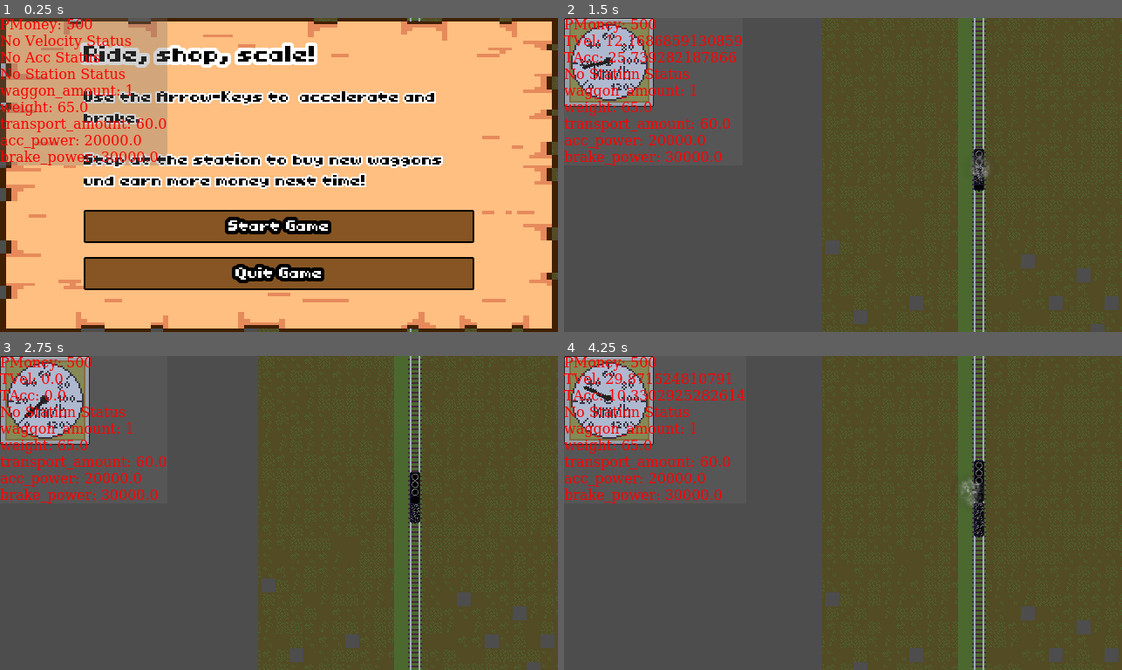
Above: before the commit, frames 1-4 (two rows, left to right).
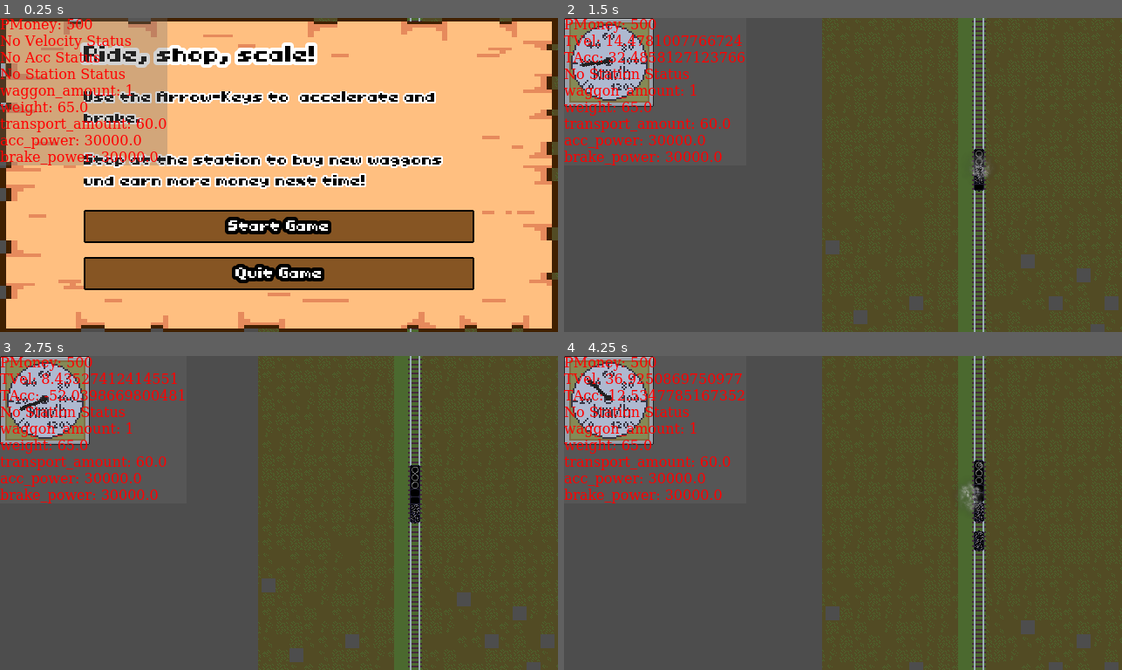
Above: after the commit, the same moments.

Repository: sthoni/gamejamaugust2024
Game: Godot game, scene res://game.tscn
The game is run twice, just before and just after one commit, with the same random seed, the same clock (stepped at 60 frames per second) and the same inputs.
Inputs:
- Up to frame 1 (0.25 s): no input
- Up to frame 2 (1.5 s): click "Start Game" at 0.5 s; tap Enter (shop) at 1.25 s; hold Up (accelerate) from 1.28 s (still down)
- Up to frame 3 (2.75 s): tap Enter (shop) at 1.52, 2.27 s; release Up (accelerate) at 2.03 s; hold Down (brake) from 2.03 s (still down)
- Up to frame 4 (4.25 s): release Down (brake) at 2.78 s; hold Up (accelerate) from 2.78 s (still down); tap Enter (shop) at 3.77 s

The runs differ from the first frame. In frame 1, less than 0.1% of the frame differs, in the area x 15-17%, y 37-41%; in frame 2, 0.7%; in frame 3, 0.9%; in frame 4, 8.5%, in the area x 3-100%, y 0-100%.

Commit message:
Item Level funktionieren wieder.

Diff:
--- a/train/train_stats.gd
+++ b/train/train_stats.gd
@@ -36,7 +36,7 @@
         var p := 0.0
         for item in items:
             if item.get("acc_power"):
-                p += item.acc_power
+                p += item.acc_power + ((item.level - 1) / 4.0) * item.acc_power
         return p
 
 var brake_power := 0.0:
@@ -44,7 +44,7 @@
         var p := 0.0
         for item in items:
             if item.get("brake_power"):
-                p += item.brake_power
+                p += item.brake_power + ((item.level - 1) / 4.0) * item.brake_power
         return p
 
 
@@ -57,6 +57,9 @@
     if item.item_type != Item.ItemType.UPGRADE:
         items.push_back(item)
 
+    Events.train_stats_changed.emit(self)
+
+
 func _remove_items_by_type(item_type: int) -> void:
     var items_to_remove: Array[Item] = items.filter(func(item: Item) -> bool: return item.item_type == item_type)
     for item_to_remove: Item in items_to_remove:
